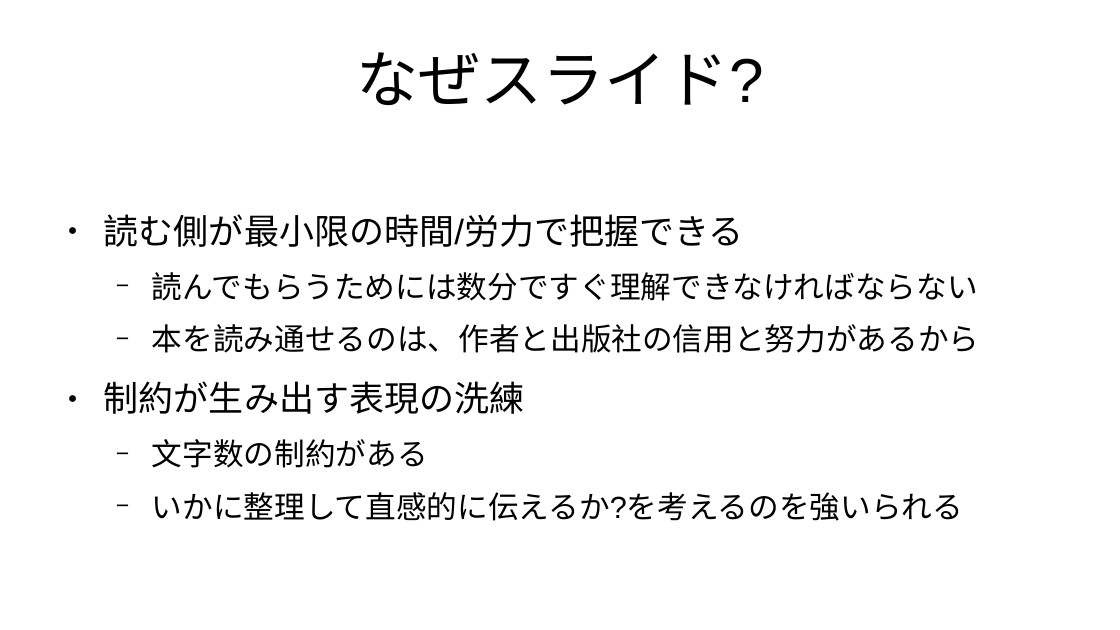
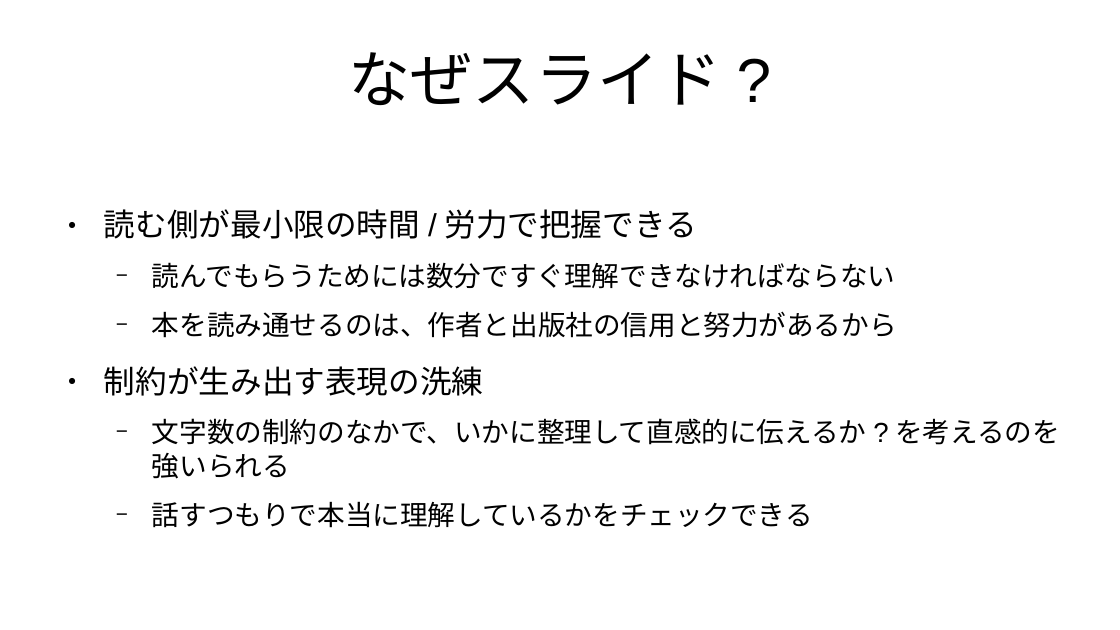
Before and after one commit to kijimaD/roam-ui, a slide deck: slide 6 of pages/pdfs/20250201_slide.odp. Drawn at 1120x630 pixels with LibreOffice and Linux fonts; fonts in the diff are those of the drawing. Boxes give left, top, right and bottom in pixels: in the first picture for what was removed or moved away, otherwise in the second. Text is boxed around its words. In the diff, an @@ line names an element or a change of style, - is before the commit and + after.

```diff
--- a/pages/pdfs/20250201_slide.odp
+++ b/pages/pdfs/20250201_slide.odp
@@ text at (x1=104, y1=209, x2=897, y2=396): size 24.8 to 22.4 pt in "読む側が最小限の時間/労力で把握できる", "制約が生み出す表現の洗練"; size 21.7 to 19.6 pt in "読んでもらうためには数分ですぐ理解できなければならない", "本を読み通せるのは、作者と出版社の信用と努力があるから" @@
@@ text at (x1=152, y1=418, x2=1060, y2=528): text changed; size 21.7 to 19.6 pt @@
-  − 文字数の制約がある
-  − いかに整理して直感的に伝えるか?を考えるのを強いられる
+  − 文字数の制約のなかで、いかに整理して直感的に伝えるか?を考えるのを強いられる
+  − 話すつもりで本当に理解しているかをチェックできる
```
Also in this commit, not shown: 1 other slide changed, 10 other files.
